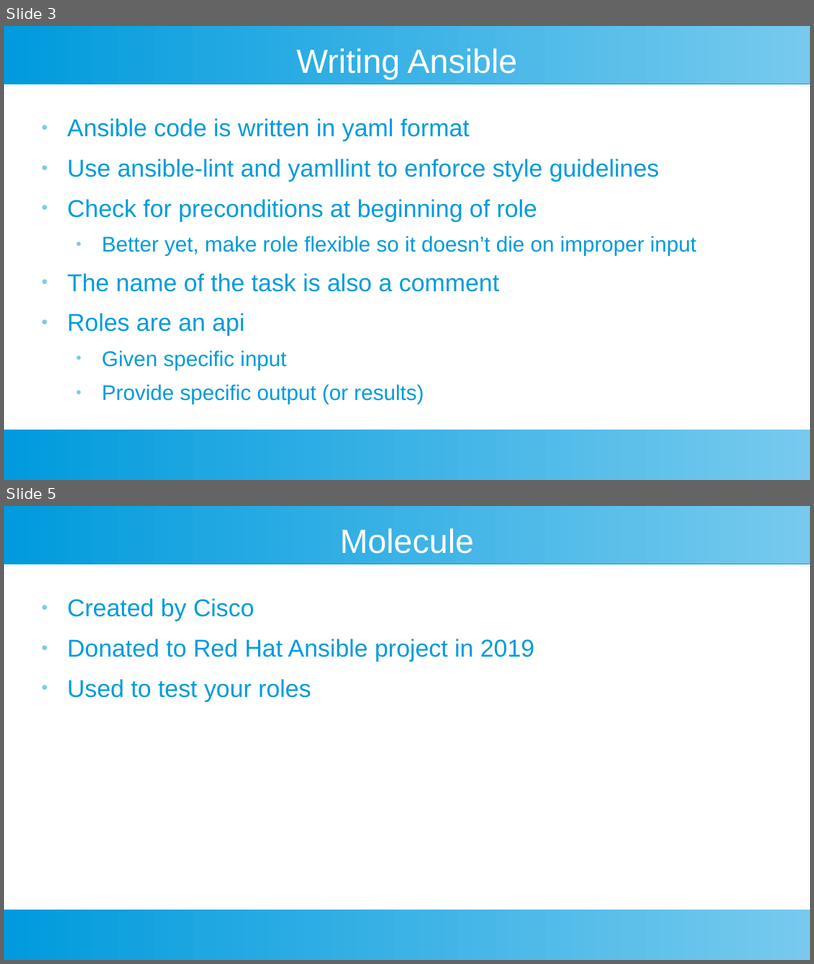
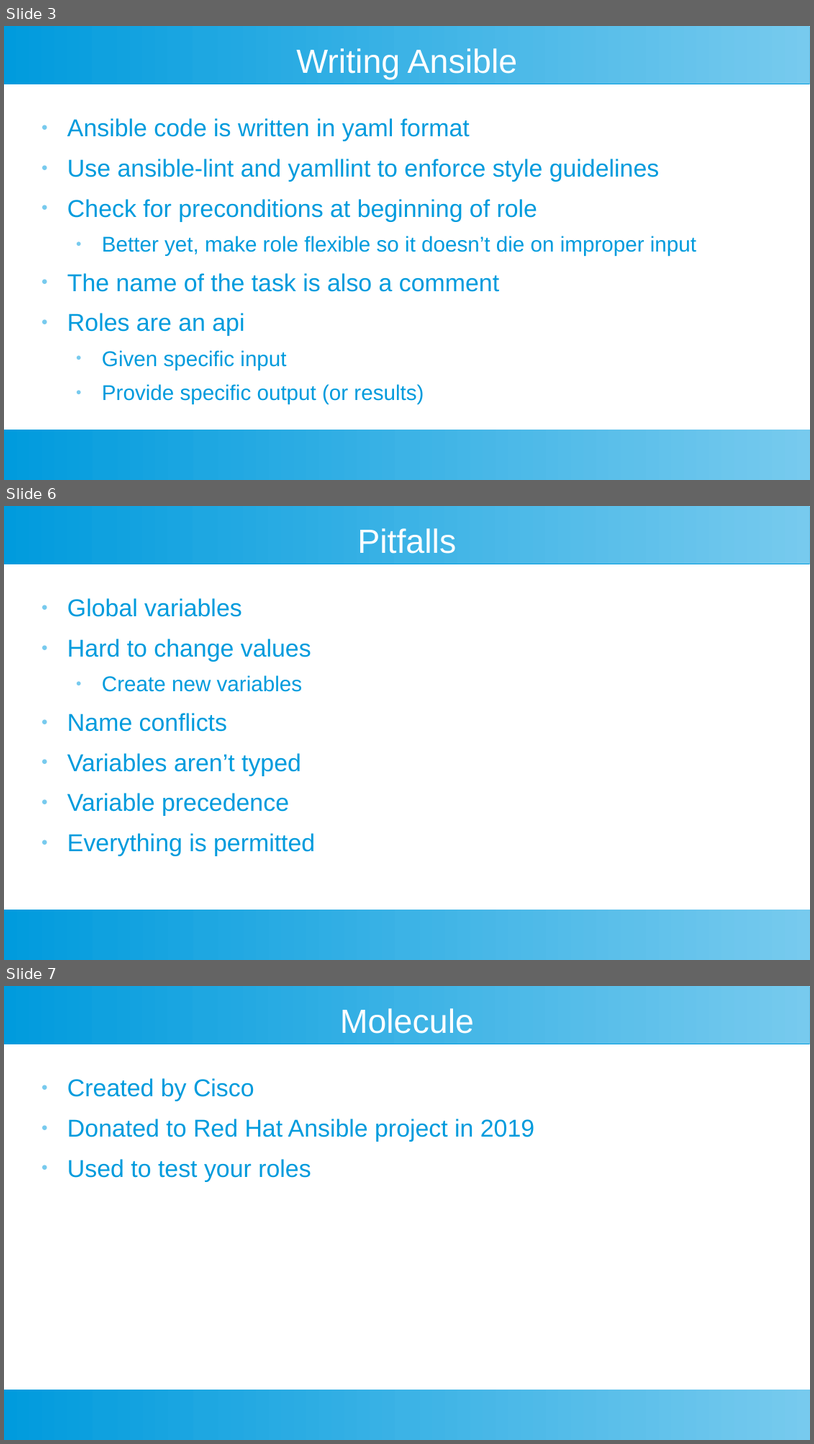
Before and after one commit to riffraff169/ansible-training, a slide deck: docs/ansible-slides.odp. Shown one above the other, each under a label of ours: slides 3 and 5 before the commit, slides 3, 6 and 7 after it; the slides between them are not shown. The pictures are 814x964 and 814x1444 pixels, drawn with LibreOffice and Linux fonts; fonts in the diff are those of the drawing. Boxes give left, top, right and bottom in pixels: in the first picture for what was removed or moved away, otherwise in the second. Text is boxed around its words. In the diff, an @@ line names an element or a change of style, - is before the commit and + after.

```diff
--- a/docs/ansible-slides.odp
+++ b/docs/ansible-slides.odp
@@ slide 6 added at [4, 506, 810, 960], background #FFFFFF; not listed: 2 template elements that a slide beside it also shows @@
@@ title added at [358, 528, 456, 554], 33 pt, text #FFFFFF @@
+Pitfalls
@@ text added at [67, 598, 315, 856], 24 pt, text #009BDD @@
+● Global variables
+● Hard to change values
+  ● Create new variables
+● Name conflicts
+● Variables aren’t typed
+● Variable precedence
+● Everything is permitted
@@ what was slide 5 is now slide 7 @@
```
Also in this commit, not shown: 1 slide changed, 1 other slide added, 1 other file.
